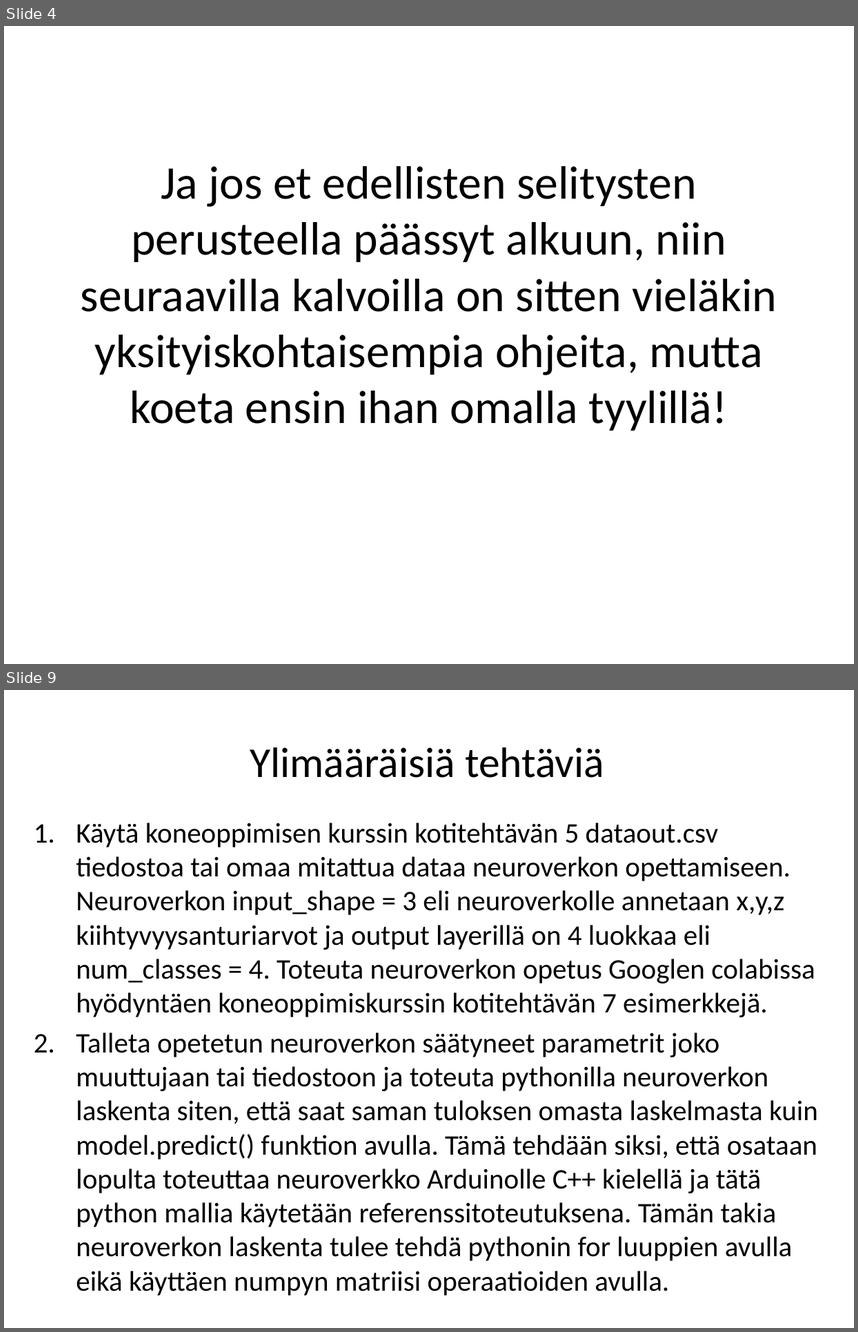
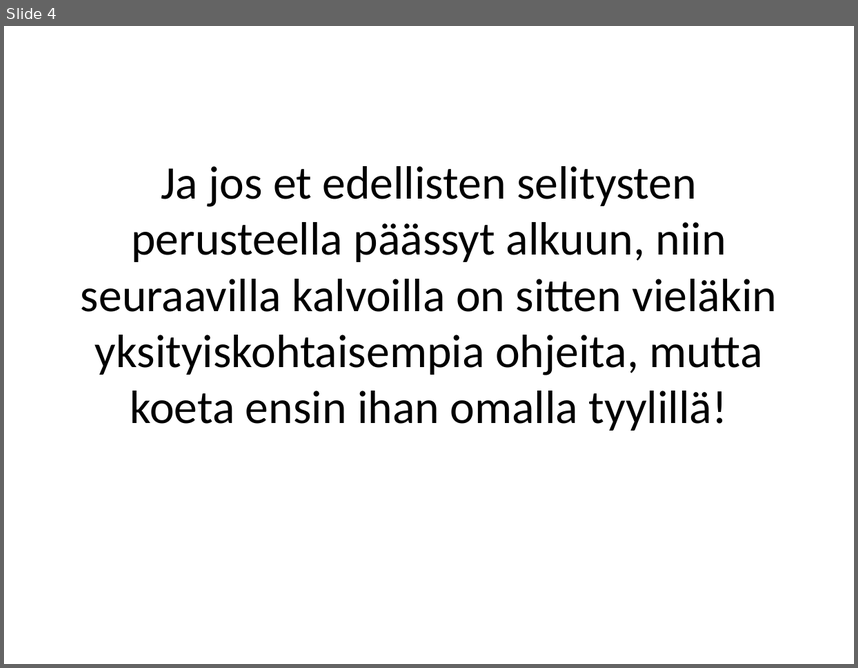
Before and after one commit to kajyrkka/TL_Project_Week5, a slide deck: Viikon 5 tehtavat.pptx. Shown one above the other, each under a label of ours: slides 4 and 9 before the commit, slide 4 after it; the slides between them are not shown. The pictures are 858x1332 and 858x668 pixels, drawn with LibreOffice and Linux fonts; fonts in the diff are those of the drawing; background and template pictures are left out. Boxes give left, top, right and bottom in pixels: in the first picture for what was removed or moved away, otherwise in the second. Text is boxed around its words. In the diff, an @@ line names an element or a change of style, - is before the commit and + after.

```diff
--- a/Viikon 5 tehtavat.pptx
+++ b/Viikon 5 tehtavat.pptx
@@ slide 9 removed at (4,690,854,1328), background #FFFFFF @@
@@ title removed at (250,747,604,778) @@
-Ylimääräisiä tehtäviä
@@ text removed at (76,822,818,1261) @@
-1. Käytä koneoppimisen kurssin kotitehtävän 5 dataout.csv tiedostoa tai omaa mitattua dataa neuroverkon opettamiseen. Neuroverkon input_shape = 3 eli neuroverkolle annetaan x,y,z kiihtyvyysanturiarvot ja output layerillä on 4 luokkaa eli num_classes = 4. Toteuta neuroverkon opetus Googlen colabissa hyödyntäen koneoppimiskurssin kotitehtävän 7 esimerkkejä.
-2. Talleta opetetun neuroverkon säätyneet parametrit joko muuttujaan tai tiedostoon ja toteuta pythonilla neuroverkon laskenta siten, että saat saman tuloksen omasta laskelmasta kuin model.predict() funktion avulla. Tämä tehdään siksi, että osataan lopulta toteuttaa neuroverkko Arduinolle C++ kielellä ja tätä python mallia käytetään referenssitoteutuksena. Tämän takia neuroverkon laskenta tulee tehdä pythonin for luuppien avulla eikä käyttäen numpyn matriisi operaatioiden avulla.
```
Also in this commit, not shown: 3 slides changed, 2 other slides removed, 2 other files.
